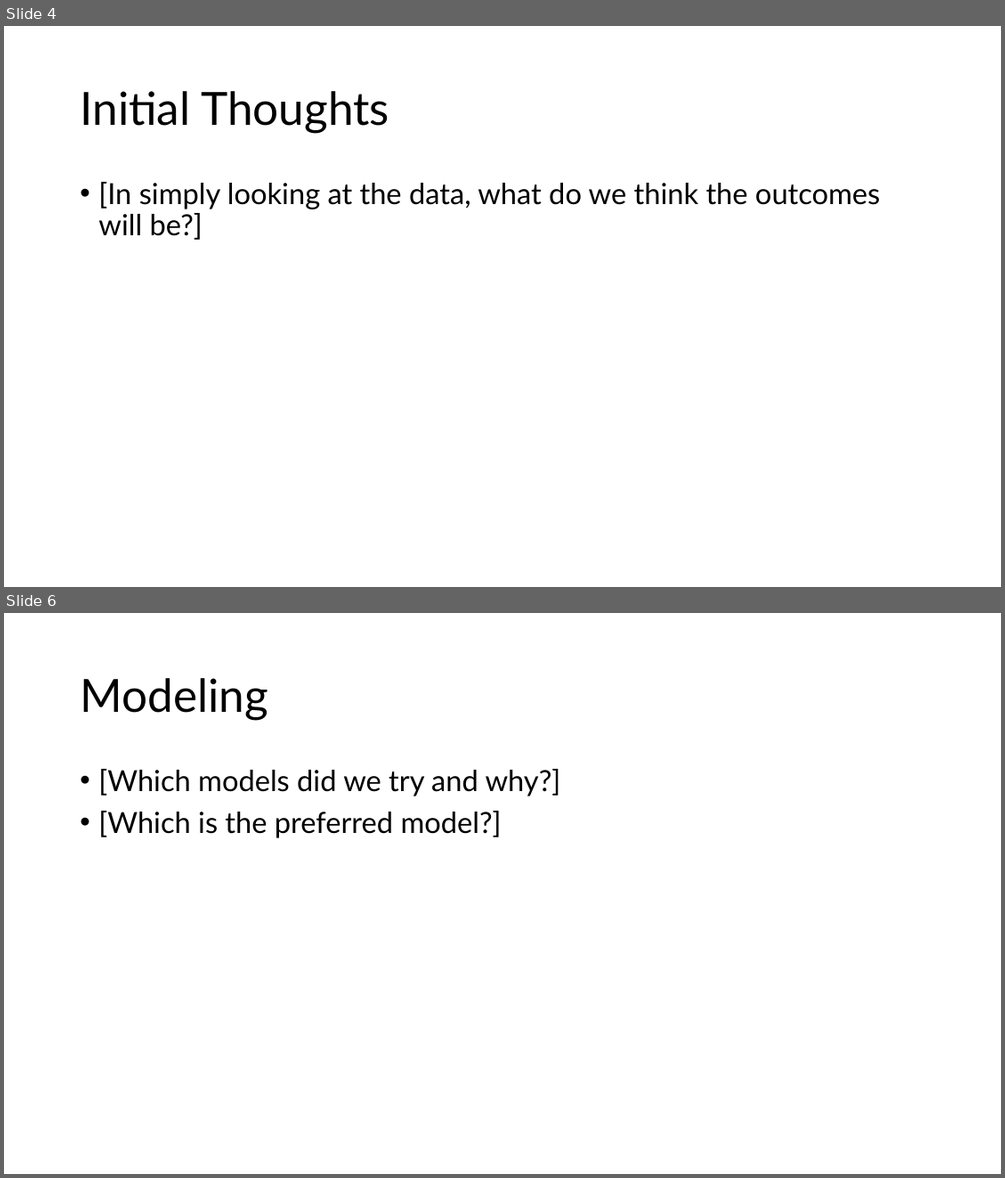
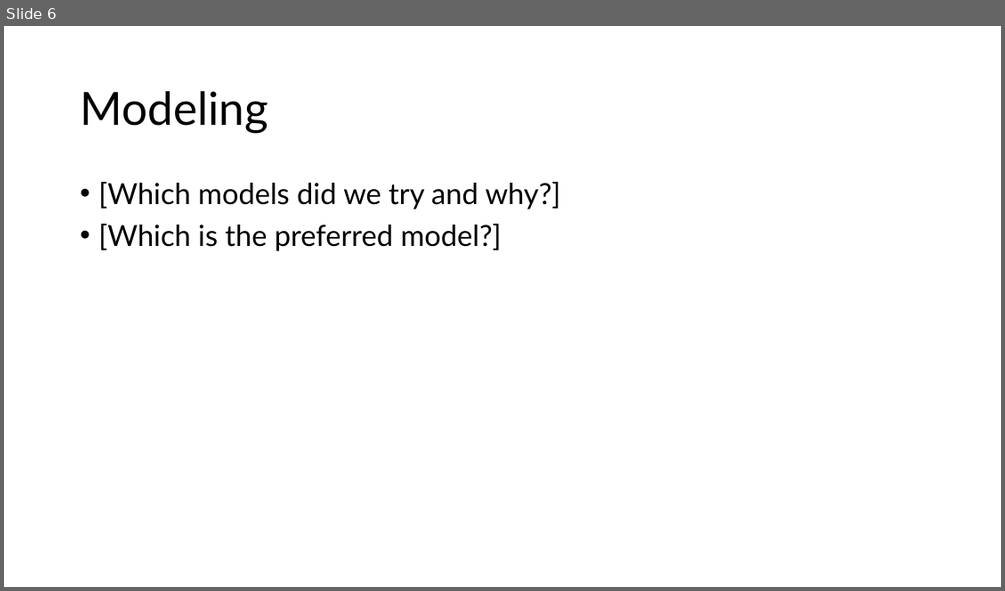
Before and after one commit to tkoche3/ISDS7075, a slide deck: ISDS 7075 Final Presentation.pptx. Shown one above the other, each under a label of ours: slides 4 and 6 before the commit, slide 6 after it; the slides between them are not shown. The pictures are 1005x1178 and 1005x591 pixels, drawn with LibreOffice and Linux fonts; fonts in the diff are those of the drawing. Boxes give left, top, right and bottom in pixels: in the first picture for what was removed or moved away, otherwise in the second. Text is boxed around its words. In the diff, an @@ line names an element or a change of style, - is before the commit and + after.

```diff
--- a/ISDS 7075 Final Presentation.pptx
+++ b/ISDS 7075 Final Presentation.pptx
@@ slide 4 removed at box(4, 26, 1001, 587), background #FFFFFF @@
@@ title removed at box(80, 91, 389, 133) @@
-Initial Thoughts
@@ text removed at box(98, 182, 880, 240) @@
-• [In simply looking at the data, what do we think the outcomes will be?]
```
Also in this commit, not shown: 1 slide changed, 4 slides added, 3 other slides removed.
